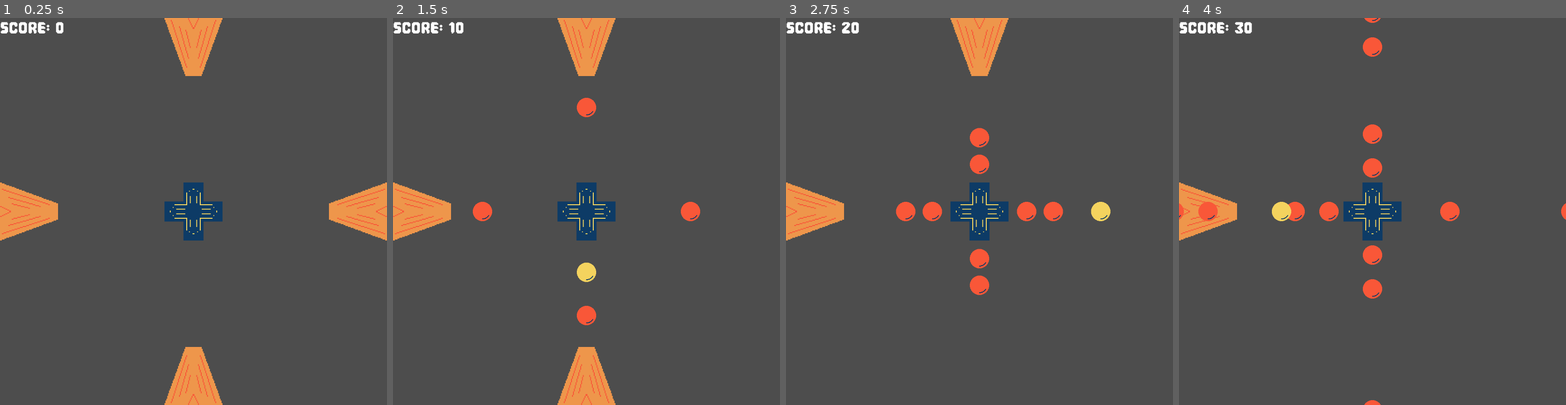
Above: before the commit, frames 1-4 (left to right).
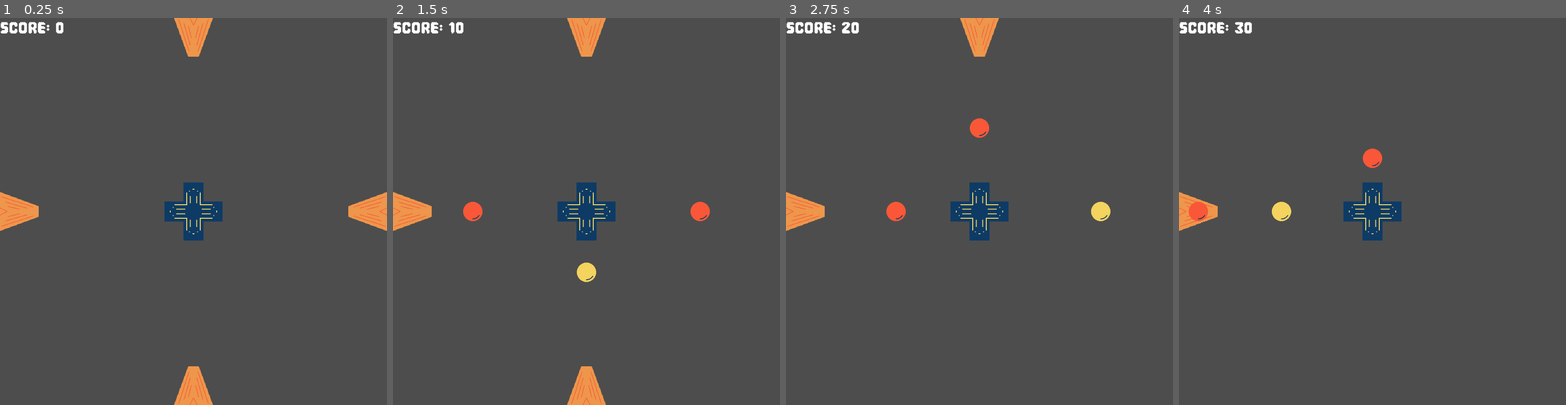
Above: after the commit, the same moments.

Repository: skain/incremental-outpost
Game: Godot game, scene res://scenes/main.tscn
The game is run twice, just before and just after one commit, with the same random seed, the same clock (stepped at 60 frames per second) and the same inputs.
Inputs:
- Up to frame 1 (0.25 s): no input
- Up to frame 2 (1.5 s): tap Enter at 0.5 s; hold Right (fire-right) 0.53-1.28 s; hold Down (fire-down) from 1.28 s (still down)
- Up to frame 3 (2.75 s): release Down (fire-down) at 2.03 s; hold Right (fire-right) from 2.03 s (still down)
- Up to frame 4 (4 s): release Right (fire-right) at 2.78 s; hold Up (fire-up) 2.78-3.53 s; hold Left (fire-left) from 3.53 s (still down)

The runs differ from the first frame. In frame 1, 3.8% of the frame differs, in the area x 0-100%, y 0-100%; in frame 2, 3.7%; in frame 3, 3.6%; in frame 4, 2.9%.

Commit message:
Basic enemy projectile collisions working

Diff:
--- a/scenes/main.tscn
+++ b/scenes/main.tscn
@@ -14,19 +14,23 @@
 [node name="Enemies" type="Node2D" parent="."]
 
 [node name="EnemyLeft" parent="Enemies" instance=ExtResource("3_tbgi4")]
-position = Vector2(96, 640)
+position = Vector2(64, 640)
 rotation = 1.5707964
+scale = Vector2(2, 2)
 
 [node name="EnemyTop" parent="Enemies" instance=ExtResource("3_tbgi4")]
-position = Vector2(640, 96)
+position = Vector2(640, 64)
 rotation = 3.1415927
+scale = Vector2(2, 2)
 
 [node name="EnemyRight" parent="Enemies" instance=ExtResource("3_tbgi4")]
-position = Vector2(1184, 640)
+position = Vector2(1216, 640)
 rotation = 4.712389
+scale = Vector2(2, 2)
 
 [node name="EnemyBottom" parent="Enemies" instance=ExtResource("3_tbgi4")]
-position = Vector2(640, 1184)
+position = Vector2(640, 1216)
+scale = Vector2(2, 2)
 
 [node name="CanvasLayer" type="CanvasLayer" parent="."]
 
--- a/scenes/player.tscn
+++ b/scenes/player.tscn
@@ -20,7 +20,7 @@
 [sub_resource type="RectangleShape2D" id="RectangleShape2D_qhqgy"]
 size = Vector2(63, 64)
 
-[node name="Player" type="CharacterBody2D"]
+[node name="Player" type="Area2D"]
 scale = Vector2(3, 3)
 script = ExtResource("1_g2els")
 
@@ -32,16 +32,4 @@
 position = Vector2(-0.16666667, 0)
 shape = SubResource("RectangleShape2D_qhqgy")
 
-[node name="Markers" type="Node" parent="."]
-
-[node name="TopMarker2D" type="Marker2D" parent="Markers"]
-position = Vector2(0, -98)
-
-[node name="RightMarker2D" type="Marker2D" parent="Markers"]
-position = Vector2(97, 0)
-
-[node name="BottomMarker2D" type="Marker2D" parent="Markers"]
-position = Vector2(0, 97)
-
-[node name="LeftMarker2D" type="Marker2D" parent="Markers"]
-position = Vector2(-97, 0)
+[connection signal="area_entered" from="." to="." method="_on_area_entered"]
--- a/scripts/enemy.gd
+++ b/scripts/enemy.gd
@@ -6,6 +6,7 @@
 const PROJECTILE_SCENE = preload("res://scenes/enemy_projectile.tscn")
 
 @export var base_shoot_delay: float = 1
+@export var base_shoot_chance: float = 50
 
 @onready var collision_shape_2d: CollisionShape2D = $CollisionShape2D
 @onready var revive_timer: Timer = $ReviveTimer
@@ -16,7 +17,7 @@
 
 func _ready() -> void:
 	_start_shoot_timer()
-	print(name + ": " + str(rotation))
+	print(GameMath.get_scaled_value(base_shoot_chance, enemy_level, 1.25))
 
 func _start_shoot_timer() -> void:
 	var cur_delay: float = GameMath.get_scaled_value(base_shoot_delay, enemy_level, 1.5)
@@ -27,6 +28,7 @@
 	#print('enabled')
 	visible = true
 	collision_shape_2d.set_deferred("disabled", false)
+	_start_shoot_timer()
 
 func _disable() -> void:
 	#print('disabled')
@@ -55,6 +57,9 @@
 	#print("enemy fired")
 
 func _on_shoot_timer_timeout() -> void:
-	_fire_projectile(-transform.y.round(), Vector2.ZERO)
-	#print(name + " fired")
+	if visible:
+		var cur_chance: float = GameMath.get_scaled_value(base_shoot_chance, enemy_level, 1.25)
+		if GameMath.chance_check(cur_chance):
+			_fire_projectile(-transform.y.round(), Vector2.ZERO) #negative transform.y is the direction the sprite is facing
+			#print(name + " fired")
 	_start_shoot_timer()
--- a/scripts/player.gd
+++ b/scripts/player.gd
@@ -1,13 +1,10 @@
-extends CharacterBody2D
+extends Area2D
 class_name Player
 
 const PROJECTILE_SCENE = preload("res://scenes/player_projectile.tscn")
 @export var fire_rate: float = 0.2
 
 var can_fire: bool = true
-
-func _physics_process(delta: float) -> void:
-	pass
 
 func _process(delta: float) -> void:
 	if can_fire:
@@ -33,3 +30,7 @@
 	can_fire = false  # Prevent further firing
 	await get_tree().create_timer(fire_rate).timeout  # Wait for fire_rate seconds
 	can_fire = true  # Allow firing again after the delay
+
+
+func _on_area_entered(area: Area2D) -> void:
+	area.queue_free()
